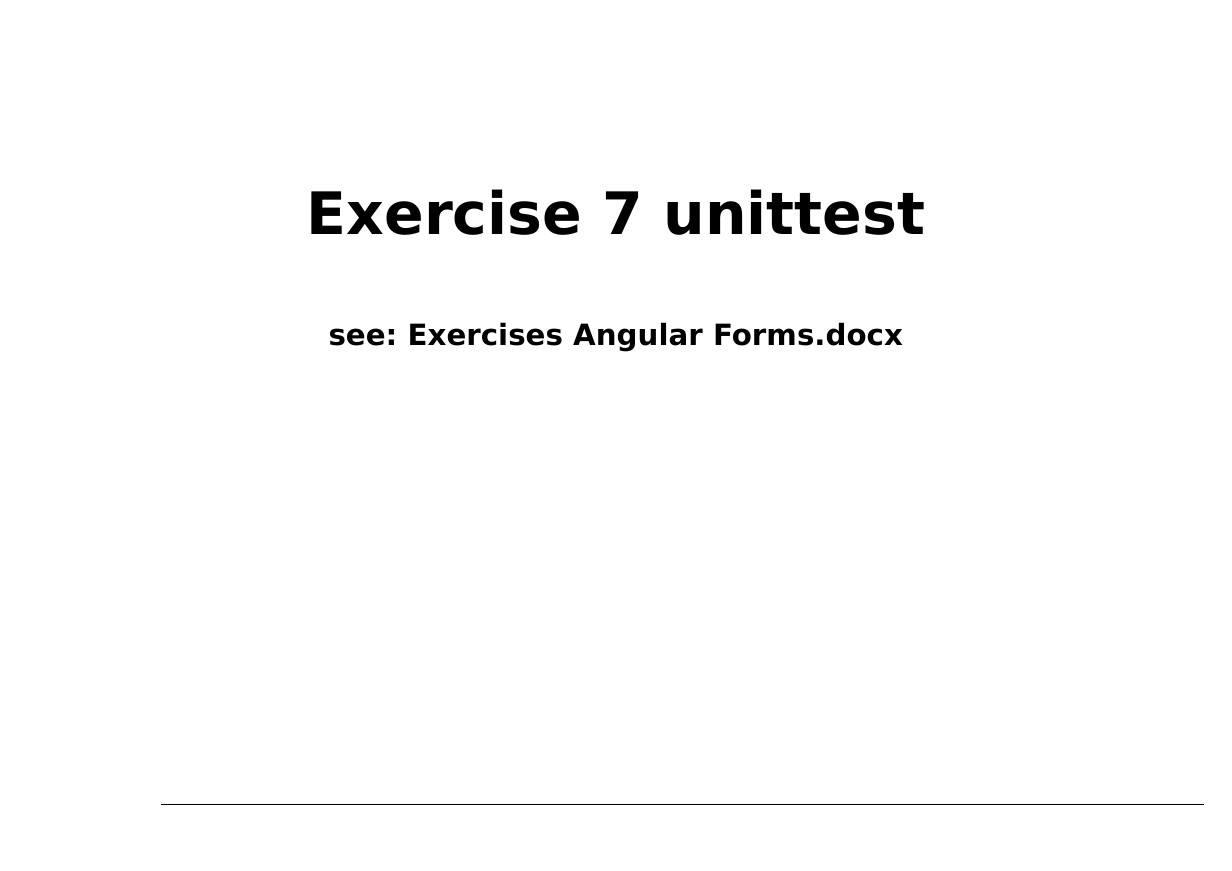
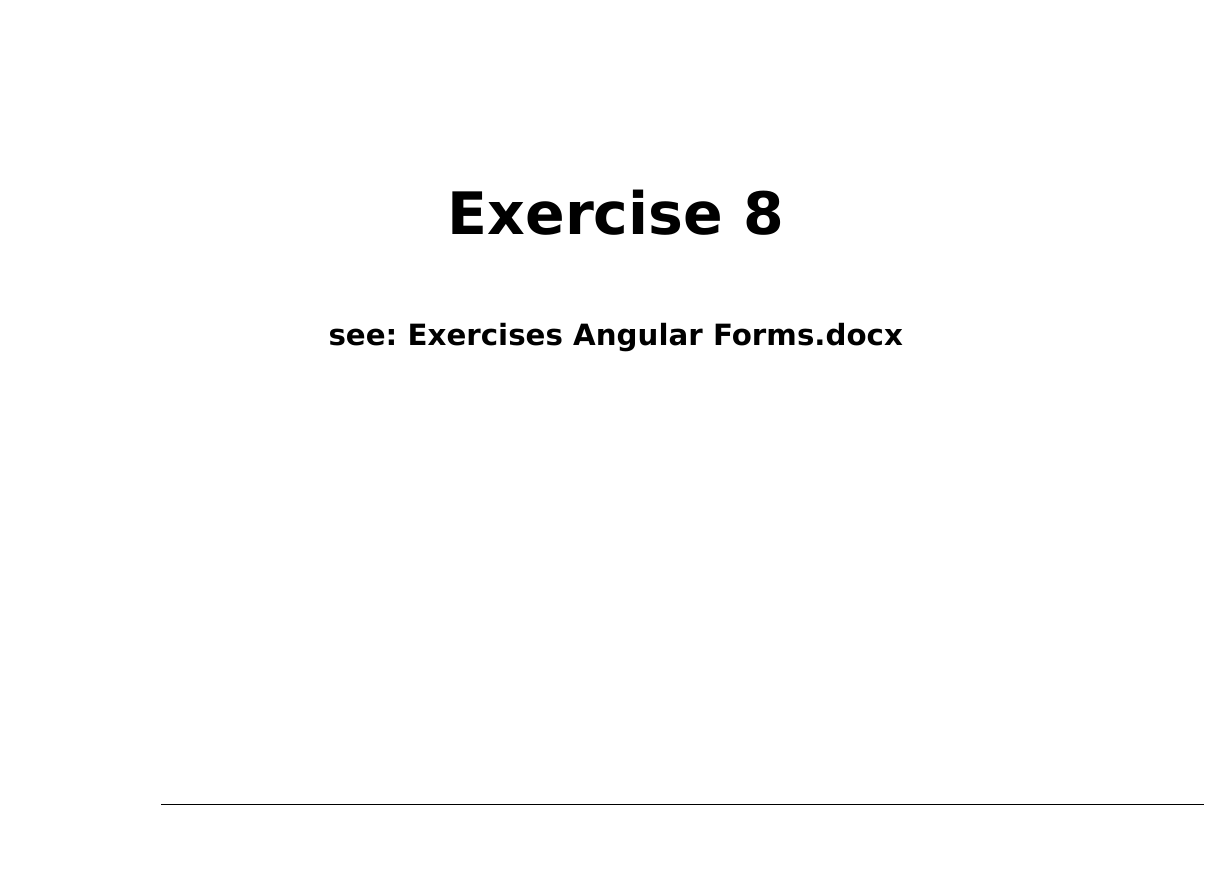
Before and after one commit to petereijgermans11/accelerator-programma, a slide deck: slide 65 of forms/Angular Forms.pptx (slide 61 before the commit). Drawn at 1232x871 pixels with LibreOffice and Linux fonts; fonts in the diff are those of the drawing. Boxes give left, top, right and bottom in pixels: in the first picture for what was removed or moved away, otherwise in the second. Text is boxed around its words. In the diff, an @@ line names an element or a change of style, - is before the commit and + after.

```diff
--- a/forms/Angular Forms.pptx
+++ b/forms/Angular Forms.pptx
@@ text at bbox=[448, 189, 784, 235]: text changed @@
-Exercise 7 unittest
+Exercise 8
```
Also in this commit, not shown: 7 other slides changed, 4 slides added, 5 other files.
